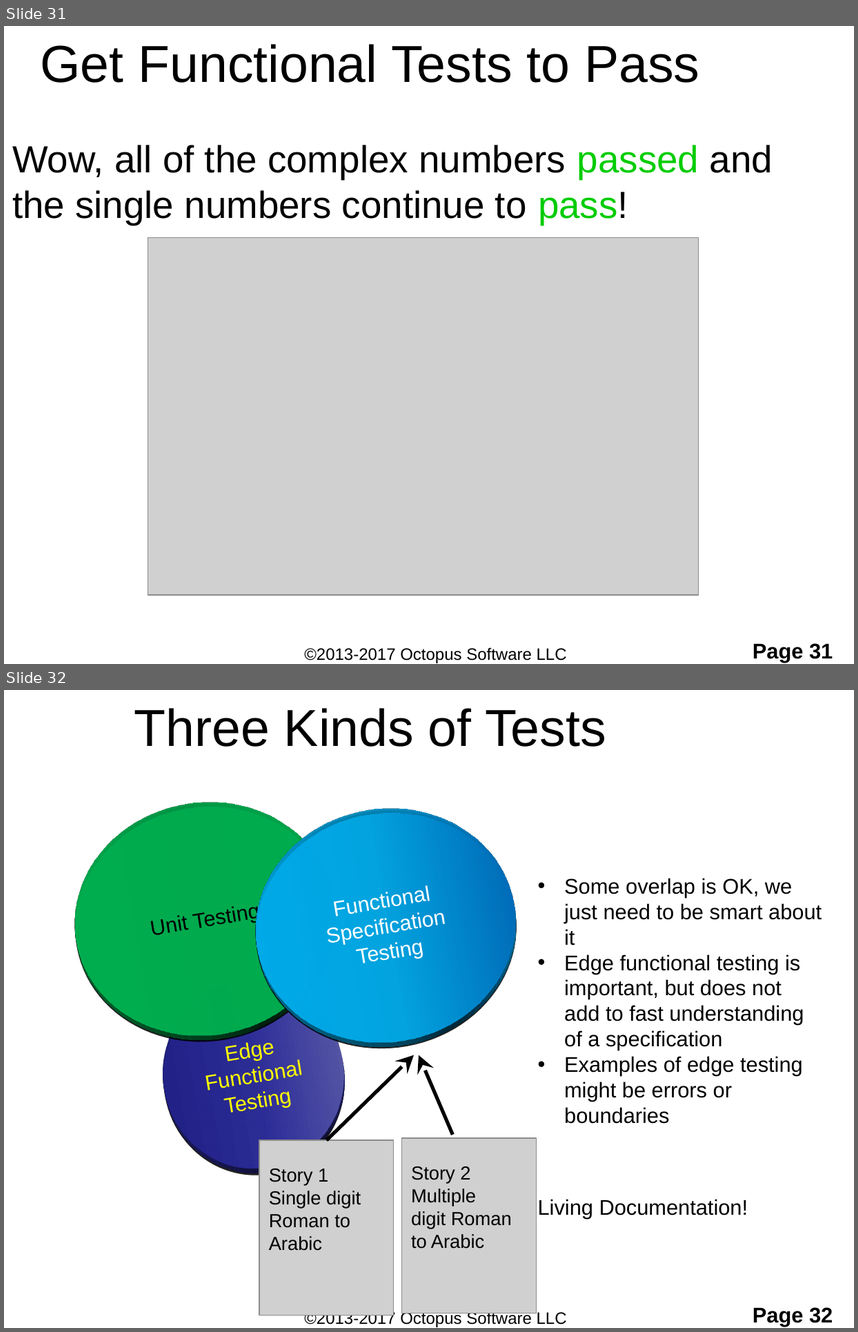
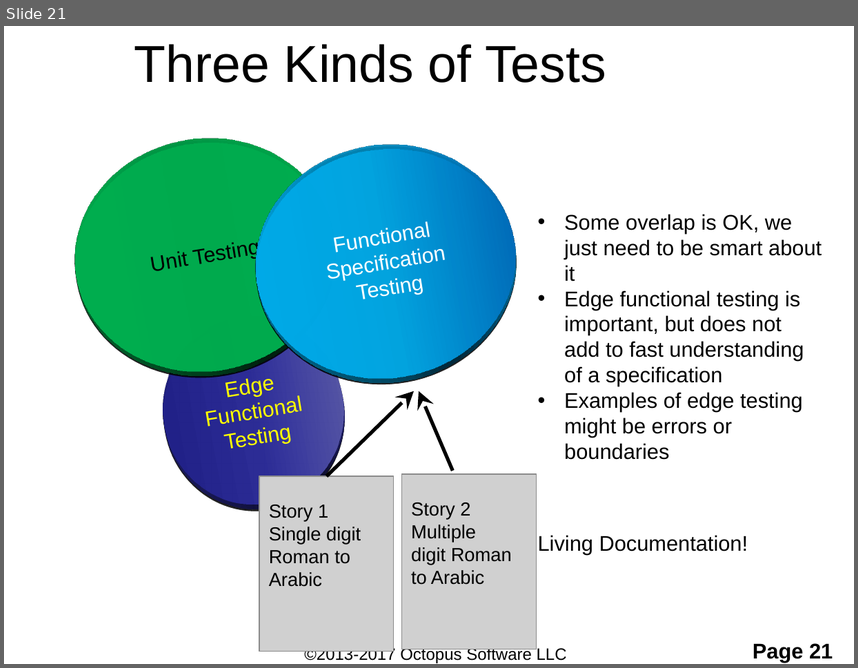
Before and after one commit to ShaneOctopus/RomanConversionStarting, a slide deck: workingFiles/TDD and BDD.pptx. Shown one above the other, each under a label of ours: slides 31 and 32 before the commit, slide 21 after it. The pictures are 858x1332 and 858x668 pixels, drawn with LibreOffice and Linux fonts; fonts in the diff are those of the drawing; grey boxes stand for pictures; background and template pictures are left out. Boxes give left, top, right and bottom in pixels: in the first picture for what was removed or moved away, otherwise in the second. Text is boxed around its words. In the diff, an @@ line names an element or a change of style, - is before the commit and + after.

```diff
--- a/workingFiles/TDD and BDD.pptx
+++ b/workingFiles/TDD and BDD.pptx
@@ slide 31 removed at (4, 26, 854, 664), background #FFFFFF; not listed: 1 template element that a slide beside it also shows @@
@@ title removed at (40, 44, 700, 83) @@
-Get Functional Tests to Pass
@@ text removed at (12, 145, 773, 225) @@
-Wow, all of the complex numbers passed and the single numbers continue to pass!
@@ picture removed at (148, 238, 699, 595) @@
@@ text removed at (304, 647, 567, 663) @@
-©2013-2017 Octopus Software LLC
@@ what was slide 32 is now slide 21 @@
@@ page number at (753, 643, 833, 661): text changed @@
-Page 32
+Page 21
```
Also in this commit, not shown: 9 slides changed, 18 other slides removed, 1 other file.
